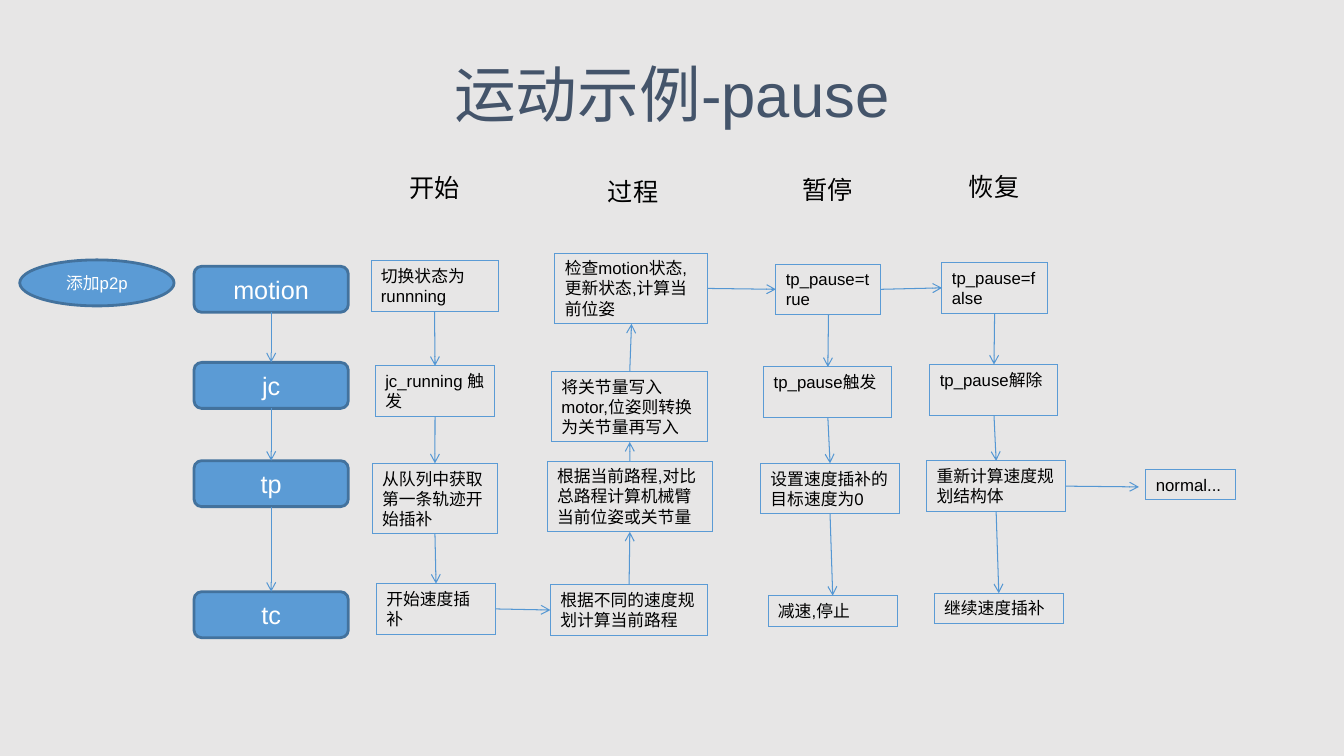
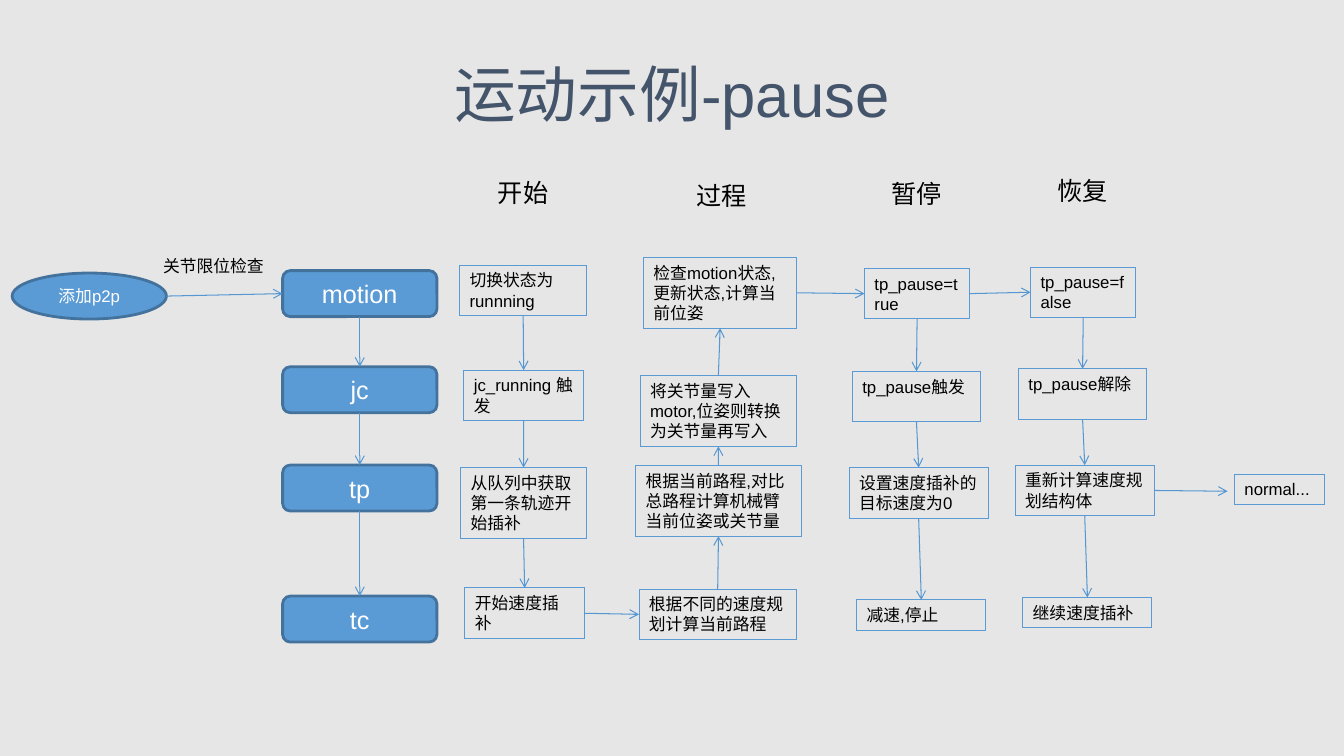
Before and after one commit to wenphi/about_by, a slide deck: slide 7 of motion流程演示.pptx (slide 6 before the commit). Drawn at 1344x756 pixels with LibreOffice and Linux fonts; fonts in the diff are those of the drawing. Boxes give left, top, right and bottom in pixels: in the first picture for what was removed or moved away, otherwise in the second. Text is boxed around its words. In the diff, an @@ line names an element or a change of style, - is before the commit and + after.

```diff
--- a/motion流程演示.pptx
+++ b/motion流程演示.pptx
@@ text added at (163,258,264,274), 12 pt, text #000000 @@
+关节限位检查
@@ ellipse "添加p2p": place and size @@
-ellipse "添加p2p" at (20,260,174,307)
+ellipse "添加p2p" at (12,273,166,320)
@@ arrow added from (166, 296) to (282, 293), #5698D3 0.75 pt @@
@@ 3 rectangles, 2 arrows, 1 text: place and size @@
-3 rectangles, 2 arrows, 1 text at (436,175,1059,584)
+3 rectangles, 2 arrows, 1 text at (523,179,1146,588)
@@ 17 arrows, 14 rectangles, 4 rounded rectangles, 3 texts: place and size @@
-17 arrows, 14 rectangles, 4 rounded rectangles, 3 texts at (194,176,1236,638)
+17 arrows, 14 rectangles, 4 rounded rectangles, 3 texts at (282,181,1325,642)
```
Also in this commit, not shown: 6 other slides changed, 6 slides added, 1 slide removed, 11 other files.
